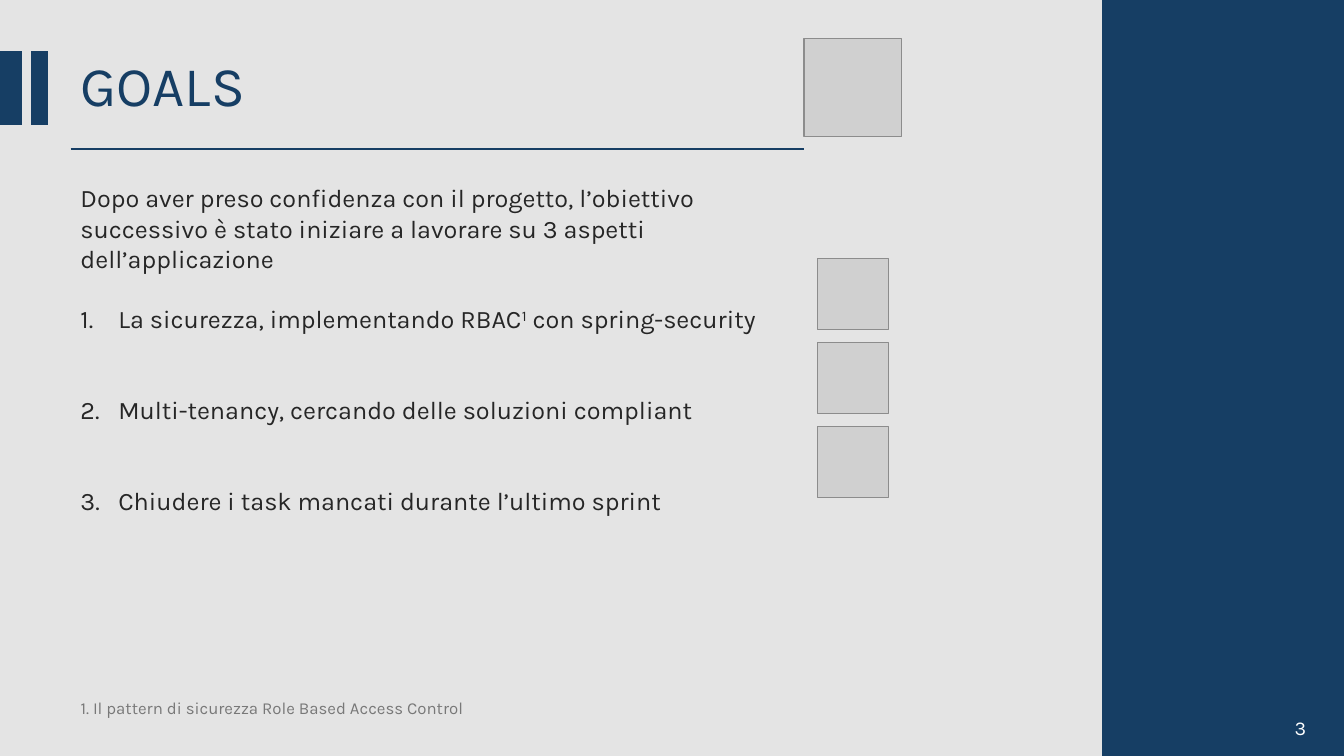
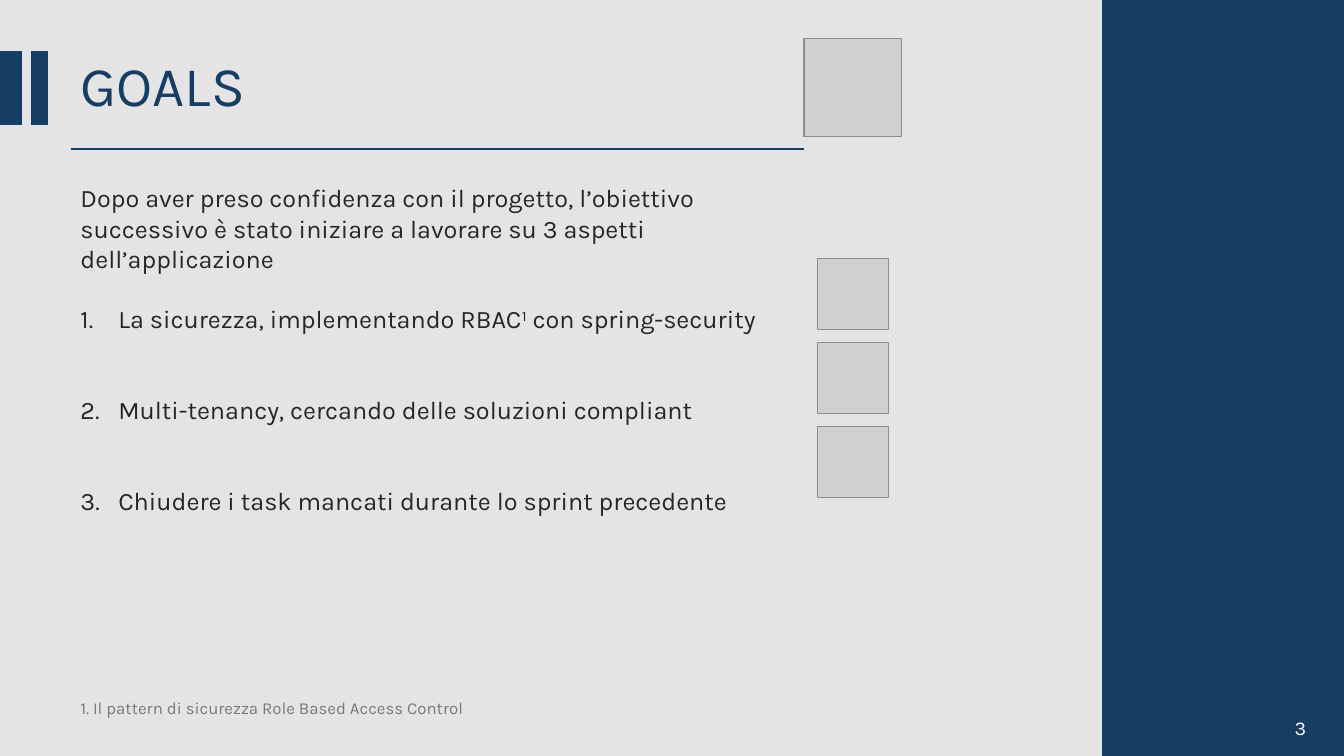
Before and after one commit to CSW-Teams/MS3-docs, a slide deck: slide 3 of ShiftsHappen/Sprint 1/CSW Sprint 1.pptm. Drawn at 1344x756 pixels with LibreOffice and Linux fonts; fonts in the diff are those of the drawing; grey boxes stand for pictures. Boxes give left, top, right and bottom in pixels: in the first picture for what was removed or moved away, otherwise in the second. Text is boxed around its words. In the diff, an @@ line names an element or a change of style, - is before the commit and + after.

Commit message:
Shifts Happen - Initial slided Sprint 1

```diff
--- a/ShiftsHappen/Sprint 1/CSW Sprint 1.pptm
+++ b/ShiftsHappen/Sprint 1/CSW Sprint 1.pptm
@@ text at <box>118,492,727,516</box>: text changed @@
-3. Chiudere i task mancati durante l’ultimo sprint
+3. Chiudere i task mancati durante lo sprint precedente
```
Also in this commit, not shown: 2 other slides changed.
